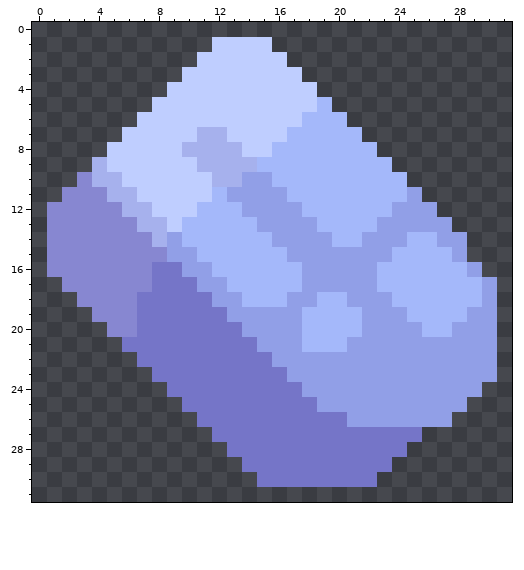
Pixel-art sprite, stored at sprites/items/hardenedtitanium.png. The picture above was drawn from the file before the commit.
The file is 32x32 pixels. Colours within 5 levels of each other are drawn and written as one.
New version:
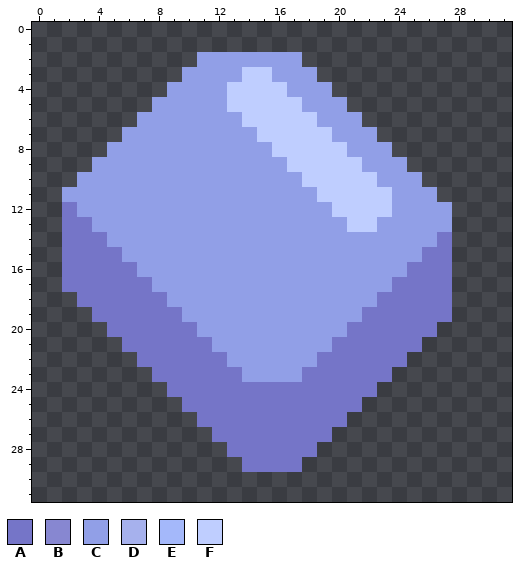
Palette (. is transparent): A #7575c8  B #8787d1  C #919fe7  D #a6b1ed  E #a4b8fa  F #bfceff
The edit:
Changed rows in their new state; - is an unchanged pixel.
first column x 1:
 1 -----------....---------------
 2 ----------CCCCCCC-------------
 3 ---------CCCC--CCC------------
 4 --------CCCC----CCC-----------
 5 -------CCCCC-----CCC----------
 6 ------CCCCCCC----FCCC---------
 7 -----CCCCCCCCC--FFFCCC--------
 8 ----CCCCCCCCCCCFFFFFCCC-------
 9 ---CCCCCCCCCCCCCFFFFFCCC------
10 --CCCCCCCCCCC--CCFFFFFCCC-----
11 -CCCCCCCCCCC----CCFFFFFC-C----
12 .ACCCCCCCCCCC----CCFFFF---C---
13 .AACCCCCCCCCCC----CCFF--------
14 .AAACCCC-CCCCCC----CC---CCA.--
15 .AAAACCC--CCCCCC-------CCAA.--
16 .AAAAACCC--CCCCCC-----CCAAA..-
17 -AAAAAACCC--CCCCC-----CAAAA...
18 --AAAA--CCC--CCC--CC--AAAAA...
19 ---AAA---CCC-----CCCCAAAAAA...
20 ----AA----CCC----CCCAAAAAA....
21 -----------CCC---CCAAAAAA.....
22 ------------CCC---AAAAAA......
23 -------------CCC-AAAAAA.......
24 -----------------AAAAA.......-
25 ------------------AAA.......--
26 --------------------.......---
27 -------------------......-----
28 ------------------......------
29 -----------------......-------
30 --------------........--------
Pixel boxes of the changes (left, top, right, bottom) in both pictures:
changed: (47, 37, 497, 487)
